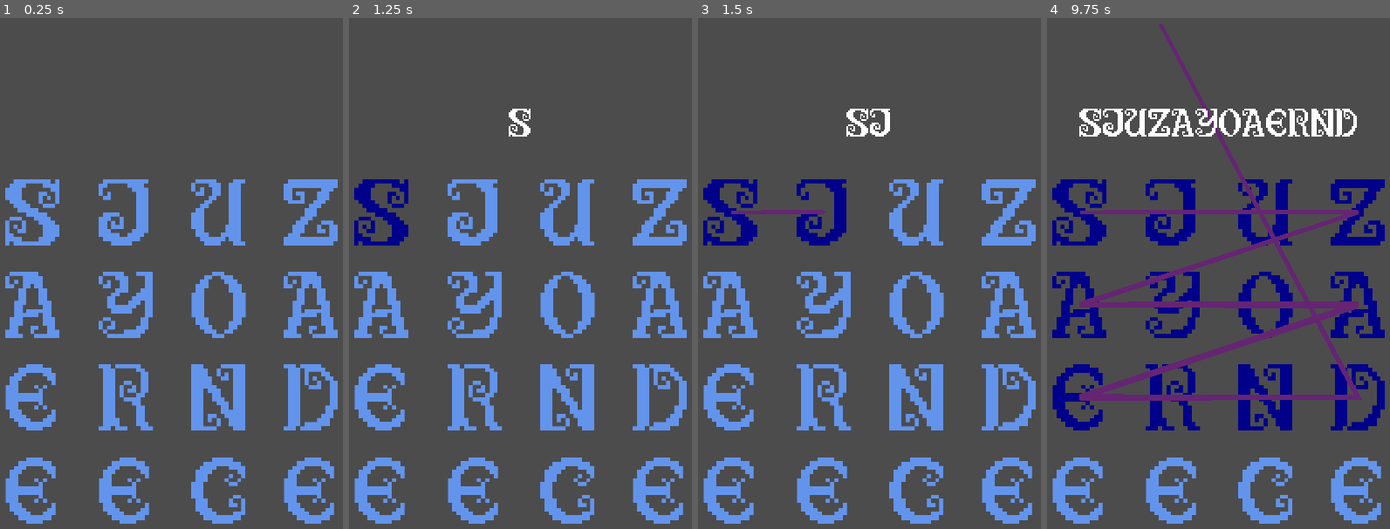
Above: before the commit, frames 1-4 (left to right).
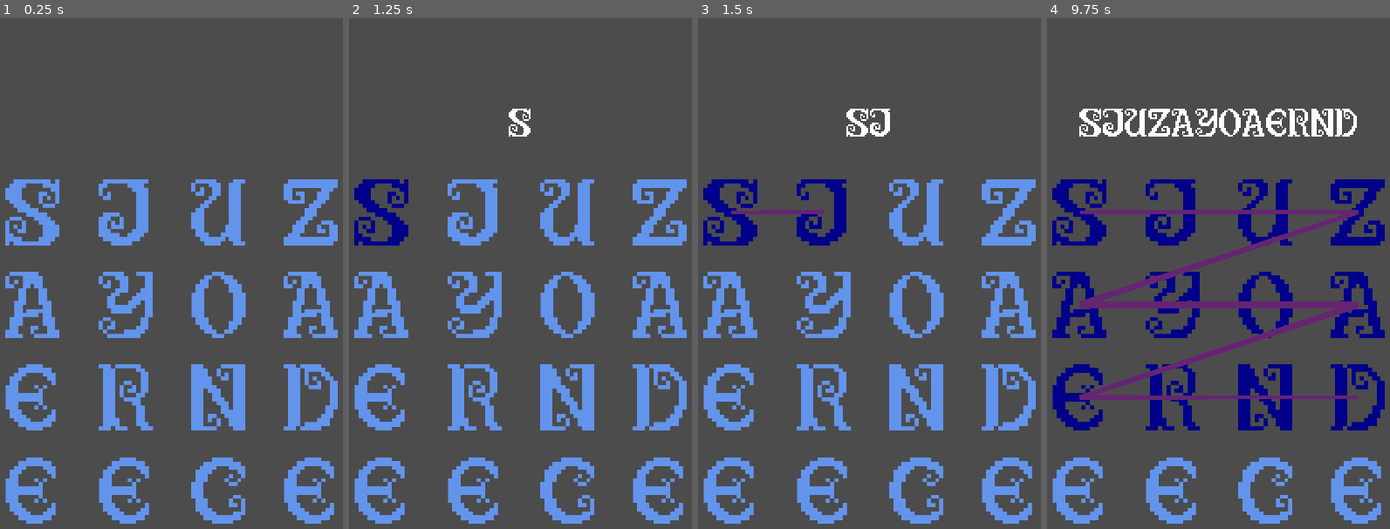
Above: after the commit, the same moments.

Repository: zapscribbles/boggle-clone
Game: Godot game, scene res://Game.tscn
Same seed, same stepped clock (60 frames per second), same inputs: the game is played once before the commit and once after it.
Inputs (mouse positions are in pixels of both pictures, inside the frame that each line leads up to):
- Up to frame 1 (0.25 s): no input
- Up to frame 2 (1.25 s): tap Enter at 0.5 s; move the mouse to (383, 212) at 0.52 s; click (383, 212) at 0.67 s
- Up to frame 3 (1.5 s): tap Space at 1.25 s; move the mouse to (824, 212) at 1.27 s; click (824, 212) at 1.42 s
- Up to frame 4 (9.75 s): tap Enter at 2, 3.5 s; move the mouse to (1266, 212) at 2.02 s; click (1266, 212) at 2.17 s; tap Space at 2.75, 4.25 s; move the mouse to (1359, 212) at 2.77 s; click (1359, 212) at 2.92 s; move the mouse to (1081, 304) at 3.52 s; click (1081, 304) at 3.67 s; move the mouse to (1173, 304) at 4.27 s; click (1173, 304) at 4.42 s; move the mouse to (1266, 304) at 5.02 s; click (1266, 304) at 5.17 s; move the mouse to (1359, 304) at 5.77 s; click (1359, 304) at 5.92 s; move the mouse to (1081, 396) at 6.52 s; click (1081, 396) at 6.67 s; move the mouse to (1173, 396) at 7.27 s; click (1173, 396) at 7.42 s; move the mouse to (1266, 396) at 8.02 s; click (1266, 396) at 8.17 s; move the mouse to (1359, 396) at 8.77 s; click (1359, 396) at 8.92 s; move the mouse to (1160, 23) at 9.52 s; click (1160, 23) at 9.67 s

Frames 1-2 are identical in both runs. In frame 3, less than 0.1% of the frame differs, in the area x 36-38%, y 37-39%; in frame 4, 1.5%, in the area x 9-92%, y 1-75%.

Commit message:
Casting working
Click to start, drag over letters to add or remove from spell, right click to cast

Diff:
--- a/BoggleClone/Game.tscn
+++ b/BoggleClone/Game.tscn
@@ -86,10 +86,10 @@
 "_edit_use_anchors_": false
 }
 
-[node name="CancelCast" type="Area2D" parent="."]
+[node name="CastSpell" type="Area2D" parent="."]
 
-[node name="CollisionShape2D" type="CollisionShape2D" parent="CancelCast"]
+[node name="CollisionShape2D" type="CollisionShape2D" parent="CastSpell"]
 position = Vector2( 288, 512 )
 shape = SubResource( 6 )
 
-[connection signal="input_event" from="CancelCast" to="RuneGrid" method="_on_CancelCast_input_event"]
+[connection signal="input_event" from="CastSpell" to="RuneGrid" method="_on_CastSpell_input_event"]
--- a/BoggleClone/RuneGrid.gd
+++ b/BoggleClone/RuneGrid.gd
@@ -17,11 +17,6 @@
 	generate_grid()
 
 	pass # Replace with function body.
-
-# Called every frame. 'delta' is the elapsed time since the previous frame.
-func _process(delta):
-	if castingState == CASTING_STARTED:
-		castingLine.set_point_position(spellBeingCast.size(), get_global_mouse_position())
 
 func generate_grid():
 	# Roll each dice to get a single letter
@@ -64,7 +59,14 @@
 	spellBeingCast.append(rune)
 	rune.beingCast()
 	emit_signal("spell_updated")
-	castingLine.add_point(get_global_mouse_position())
+
+func remove_last_rune_from_spell():
+	var rune = spellBeingCast.pop_back()
+	rune.castingStopped()
+	emit_signal("spell_updated")
+
+func cast_spell():
+	pass
 
 func _on_casting_started(rune):
 	if castingState == NOT_CASTING:
@@ -72,24 +74,30 @@
 		castingLine.add_point(rune.position + rune.centre)
 		add_rune_to_spell(rune)
 		print("Casting started at ", rune.letter)
-#		get_tree().set_input_as_handled()
 
 func _on_rune_entered(rune):
 	if castingState == CASTING_STARTED:
 		if not rune.hasBeenCast:
-			castingLine.set_point_position(spellBeingCast.size(), rune.position + rune.centre)
+			castingLine.add_point(rune.position + rune.centre)
 			add_rune_to_spell(rune)
 			print("Casting continues at letter ", rune.letter)
-#			get_tree().set_input_as_handled()
+		elif rune.hasBeenCast && spellBeingCast.back() == rune:
+			castingLine.remove_point(spellBeingCast.size()-1) # Minus two here because last point is connected to pointer
+			remove_last_rune_from_spell()
+			print("Letter ",rune.letter," removed from spell")
+			if spellBeingCast.empty():
+				castingState = NOT_CASTING
 
-func _on_CancelCast_input_event(viewport, event, shape_idx):
+func _on_CastSpell_input_event(viewport, event, shape_idx):
 	if (event.is_class("InputEventMouseButton") &&
 	event.button_index == BUTTON_RIGHT &&
 	event.pressed &&
 	castingState == CASTING_STARTED):
-		print("cast cancelled")
+		print("spell cast")
+		castingState = SPELL_COMPLETED
+		castingLine.clear_points()
+		cast_spell()
 		castingState = NOT_CASTING
-		castingLine.clear_points()
 		for rune in spellBeingCast:
 			rune.castingStopped()
 		spellBeingCast = []
